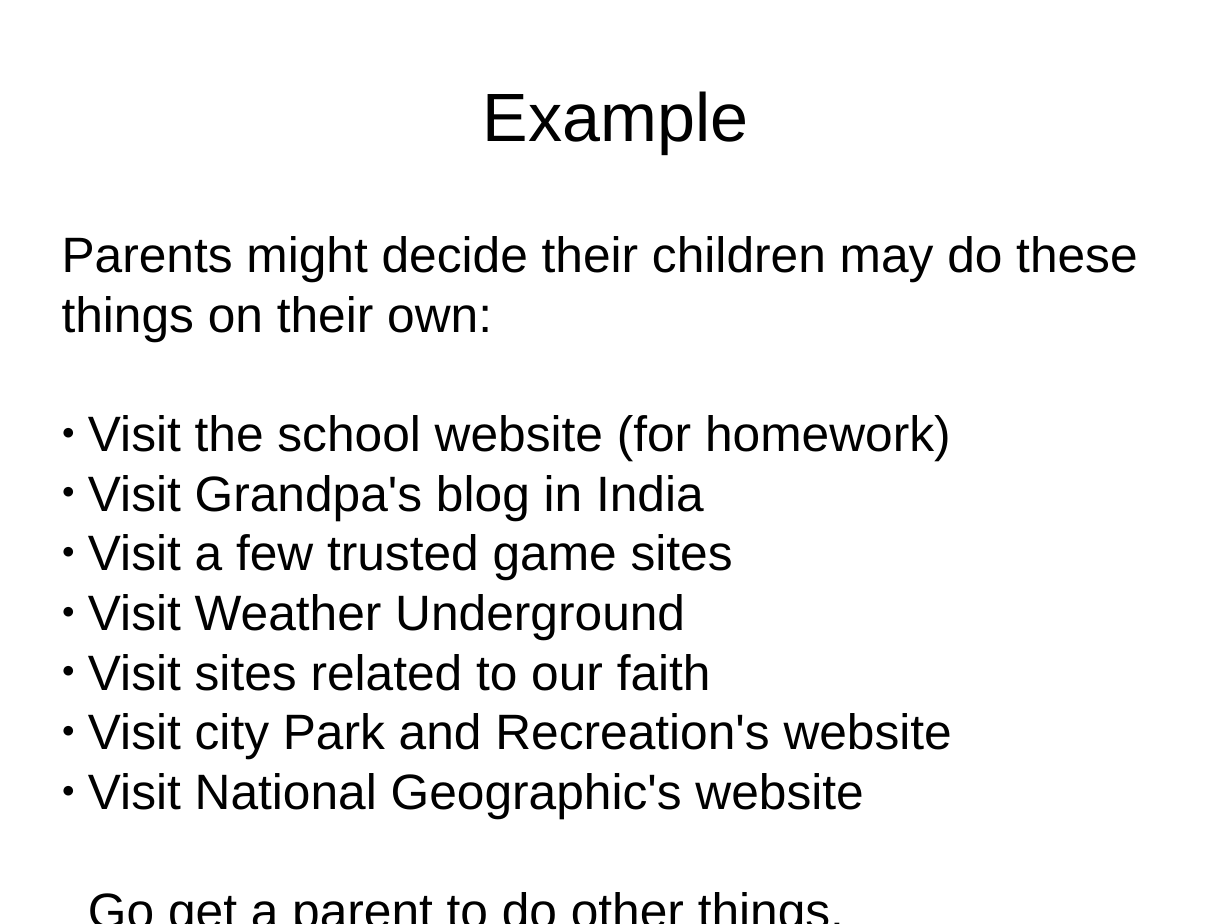
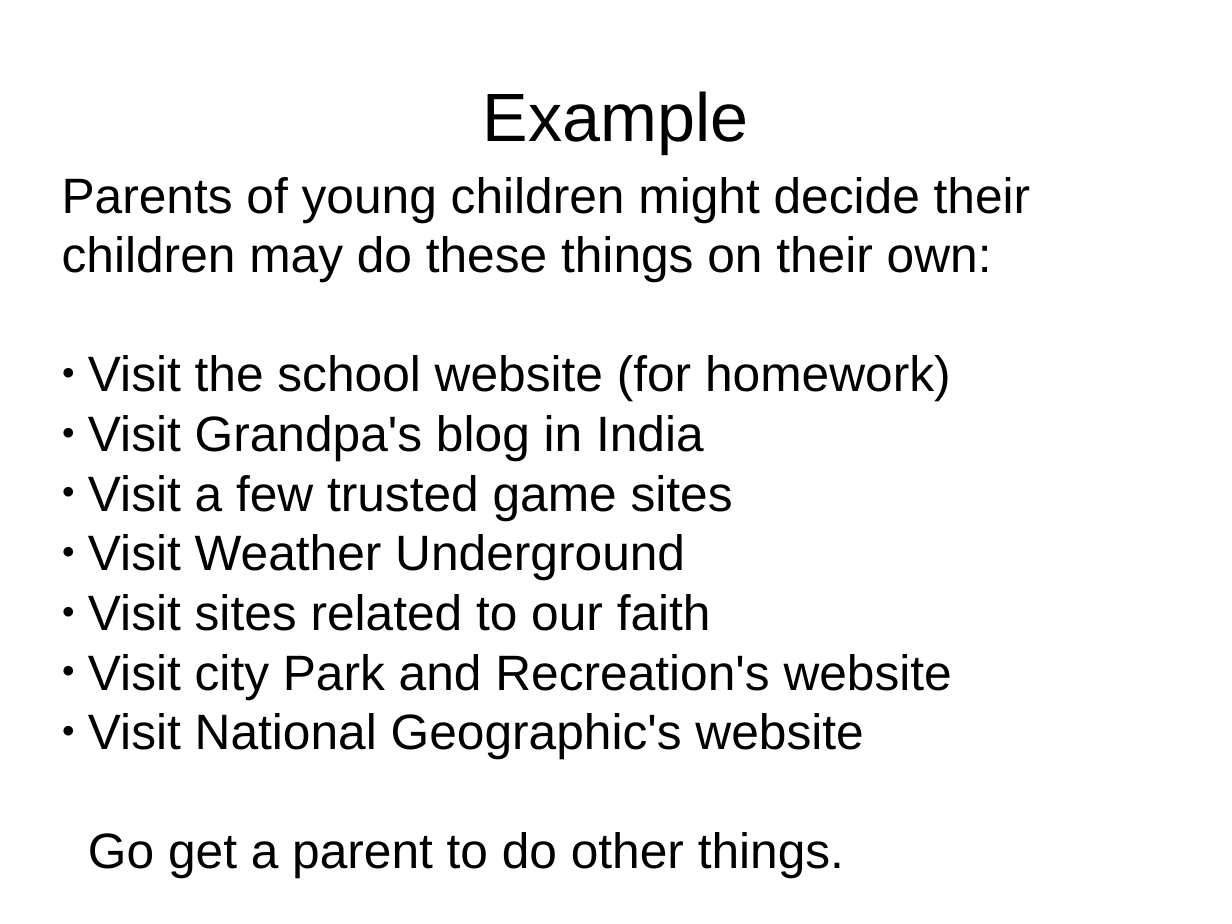
Before and after one commit to cschreiner/kindsicher, a slide deck: slide 10 of proj/presentation_dec09/CAS.odp (slide 9 before the commit). Drawn at 1232x924 pixels with LibreOffice and Linux fonts; fonts in the diff are those of the drawing. Boxes give left, top, right and bottom in pixels: in the first picture for what was removed or moved away, otherwise in the second. Text is boxed around its words. In the diff, an @@ line names an element or a change of style, - is before the commit and + after.

```diff
--- a/proj/presentation_dec09/CAS.odp
+++ b/proj/presentation_dec09/CAS.odp
@@ subtitle "Parents of young children might ...": place and size @@
-subtitle "Parents of young children might ..." at (62, 236, 1137, 818)
+subtitle "Parents of young children might ..." at (62, 177, 1031, 878)
@@ subtitle at (62, 177, 1031, 282): text changed @@
-Parents might decide their children may do these things on their own:
+Parents of young children might decide their children may do these things on their own:
```
Also in this commit, not shown: 8 other slides changed, 2 slides added, 1 slide removed.
